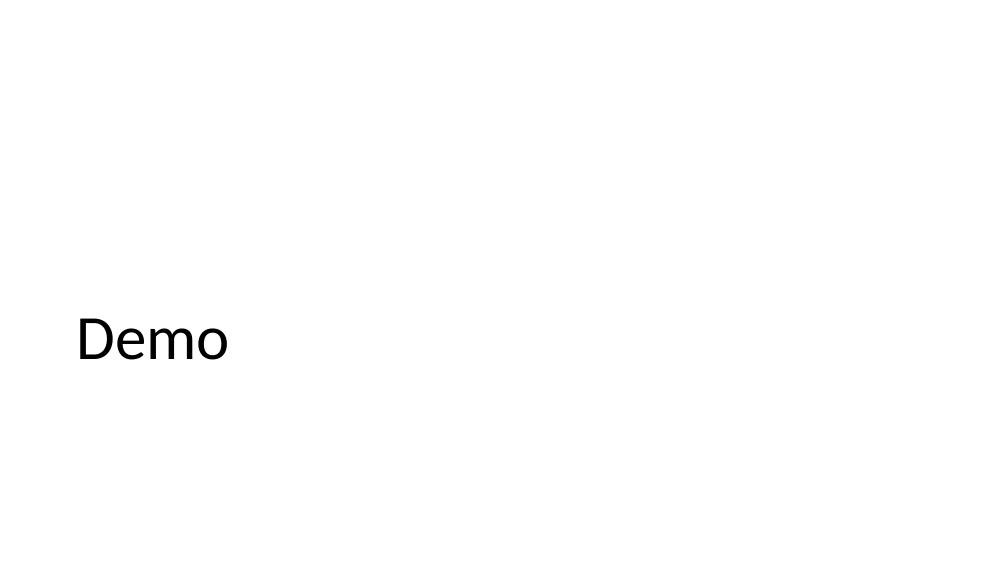
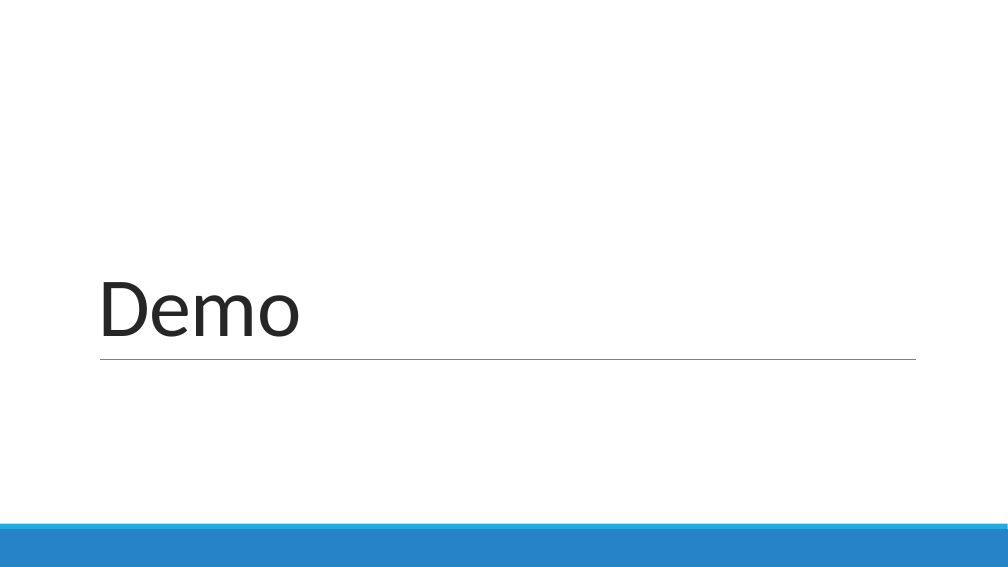
Before and after one commit to pihai/DotNetCrypto, a slide deck: slide 5 of NET Crypto.pptx (slide 6 before the commit). Drawn at 1008x567 pixels with LibreOffice and Linux fonts; fonts in the diff are those of the drawing. Boxes give left, top, right and bottom in pixels: in the first picture for what was removed or moved away, otherwise in the second. Text is boxed around its words. In the diff, an @@ line names an element or a change of style, - is before the commit and + after.

```diff
--- a/NET Crypto.pptx
+++ b/NET Crypto.pptx
@@ title "Demo" moved from (x1=76, y1=318, x2=230, y2=360) to (x1=98, y1=282, x2=301, y2=337) @@
@@ title "Demo" at (x1=98, y1=282, x2=301, y2=337): size 60 to 80 pt, text colour #000000 to #262626, letter spacing 0 to -0.5 pt; line spacing 0.9 to 0.85 @@
@@ line added from (100, 359) to (917, 359), #808080 0.5 pt @@
@@ rectangle added at (x1=0, y1=529, x2=1008, y2=567), fill #2683C6 @@
@@ rectangle added at (x1=0, y1=524, x2=1008, y2=529), fill #1CADE4 @@
```
Also in this commit, not shown: 4 other slides changed, 4 slides added, 2 slides removed.
